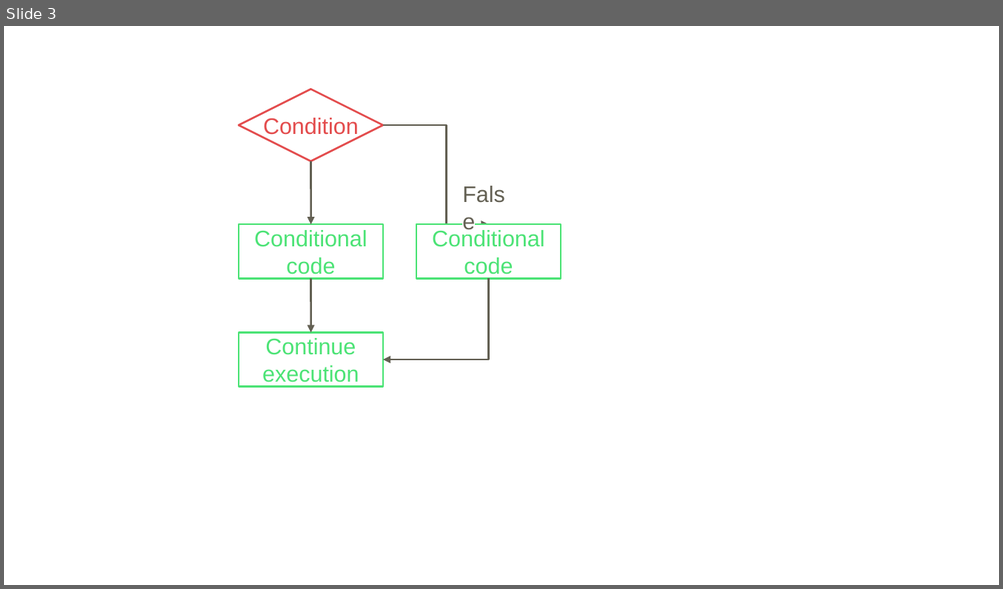
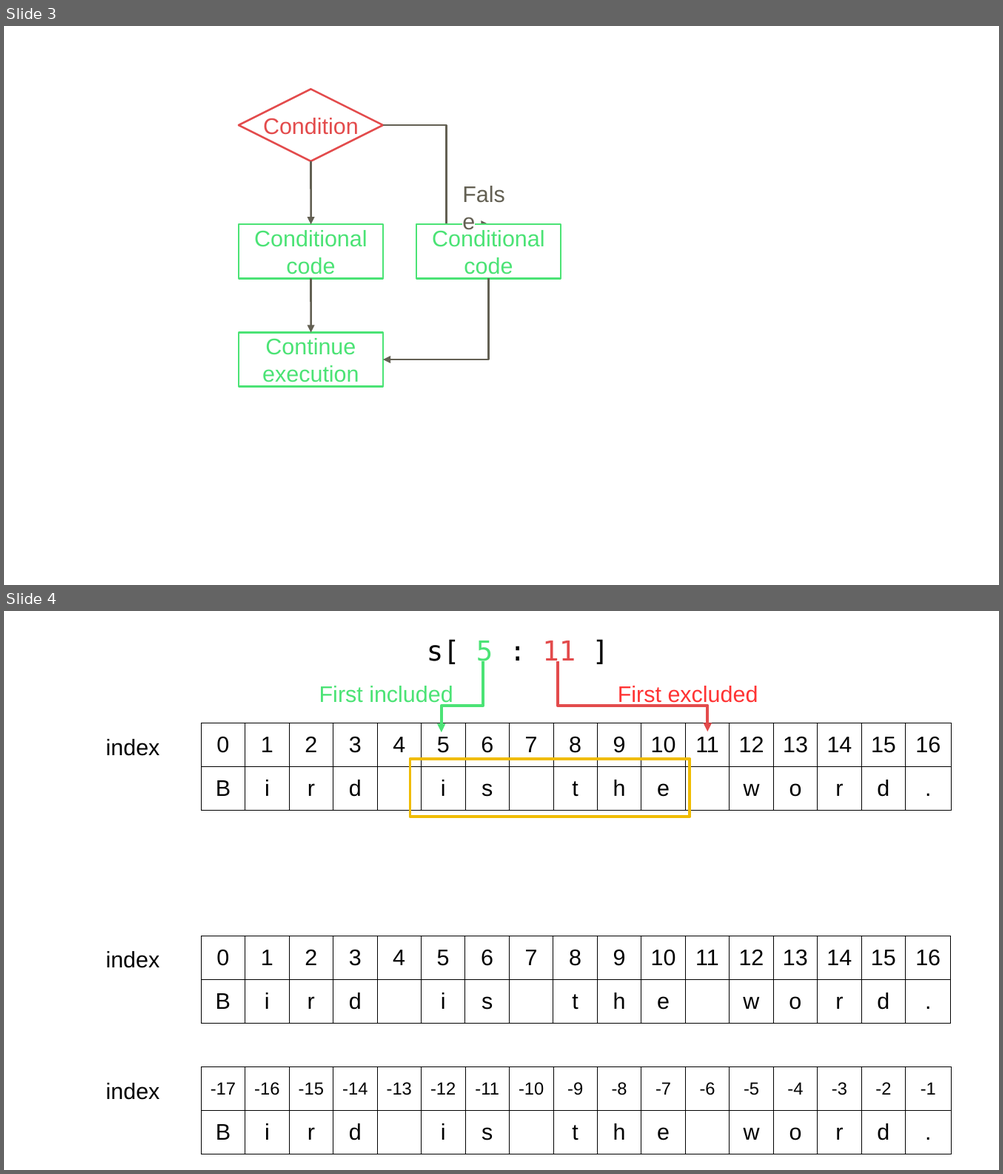
Before and after one commit to posfaim/dnds5027, a slide deck: images/figures.odp. Shown one above the other, each under a label of ours: slide 3 before the commit, slides 3 and 4 after it. The pictures are 1003x589 and 1003x1174 pixels, drawn with LibreOffice and Linux fonts; fonts in the diff are those of the drawing. Boxes give left, top, right and bottom in pixels: in the first picture for what was removed or moved away, otherwise in the second. Text is boxed around its words. In the diff, an @@ line names an element or a change of style, - is before the commit and + after.

```diff
--- a/images/figures.odp
+++ b/images/figures.odp
@@ slide 4 added at box(4, 611, 999, 1170), background #FFFFFF @@
@@ text added at box(427, 639, 575, 667), 22 pt, text #000000 @@
+s[ 5 : 11 ]
@@ elbow arrow added from (484, 661) to (442, 732), #4BE375 2.3 pt @@
@@ elbow arrow added from (558, 661) to (708, 732), #E34B4C 2.3 pt @@
@@ text added at box(319, 686, 452, 706), 18 pt, text #4BE375 @@
+First included
@@ text added at box(617, 686, 758, 706), 18 pt, text #FF3333 @@
+First excluded
@@ text added at box(106, 739, 160, 756), 18 pt, text #000000 @@
+index
@@ table added at box(201, 723, 953, 1013), 2 rows, 17 columns @@
+0 | 1 | 2 | 3 | 4 | 5 | 6 | 7 | 8 | 9 | 10 | 11 | 12 | 13 | 14 | 15 | 16
+B | i | r | d |  | i | s |  | t | h | e |  | w | o | r | d | .
@@ rectangle added at box(410, 759, 690, 817), outline #F0BC01 2.3 pt @@
@@ table added at box(201, 936, 953, 1023), 2 rows, 17 columns @@
+0 | 1 | 2 | 3 | 4 | 5 | 6 | 7 | 8 | 9 | 10 | 11 | 12 | 13 | 14 | 15 | 16
+B | i | r | d |  | i | s |  | t | h | e |  | w | o | r | d | .
@@ text added at box(106, 951, 160, 968), 18 pt, text #000000 @@
+index
@@ table added at box(201, 1068, 953, 1155), 2 rows, 17 columns @@
+-17 | -16 | -15 | -14 | -13 | -12 | -11 | -10 | -9 | -8 | -7 | -6 | -5 | -4 | -3 | -2 | -1
+B | i | r | d |  | i | s |  | t | h | e |  | w | o | r | d | .
@@ text added at box(106, 1083, 160, 1100), 18 pt, text #000000 @@
+index
```
Also in this commit, not shown: 1 other slide added, 7 other files.
